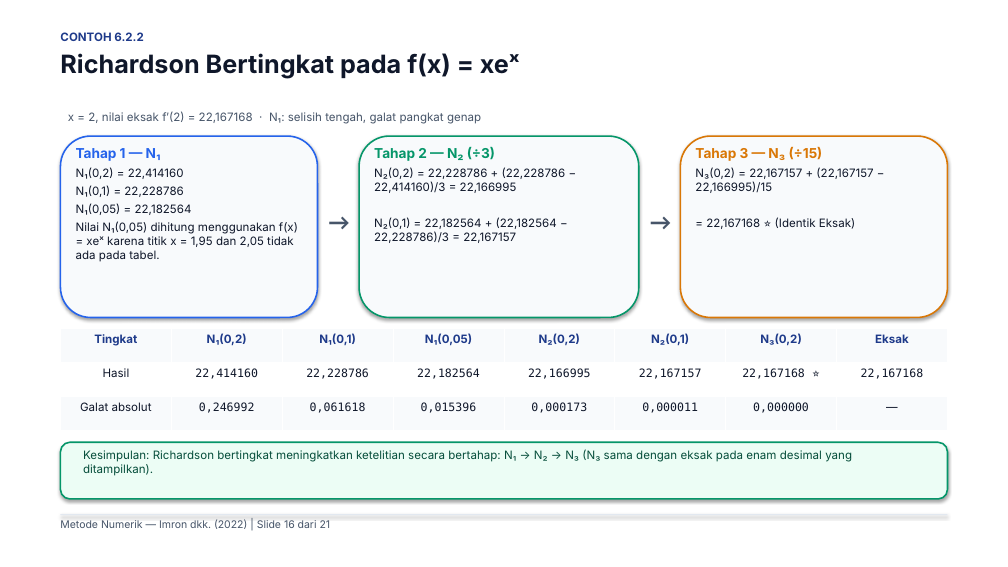
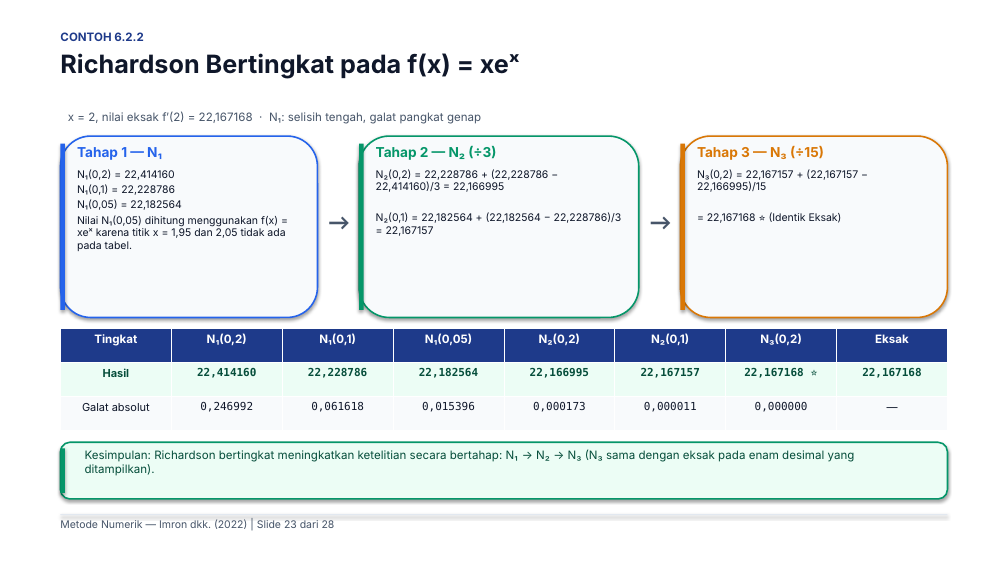
Before and after one commit to Moreyartea/Diferensiasi-Numerik, a slide deck: slide 23 of Diferensiasi_Numerik.pptx (slide 16 before the commit). Drawn at 1008x567 pixels with LibreOffice and Linux fonts; fonts in the diff are those of the drawing. Boxes give left, top, right and bottom in pixels: in the first picture for what was removed or moved away, otherwise in the second. Text is boxed around its words. In the diff, an @@ line names an element or a change of style, - is before the commit and + after.

```diff
--- a/Diferensiasi_Numerik.pptx
+++ b/Diferensiasi_Numerik.pptx
@@ rectangle added at (x1=60, y1=144, x2=65, y2=310), fill #2563EB @@
@@ text at (x1=76, y1=148, x2=161, y2=161): paragraph removed @@
-Tahap 1 — N₁
@@ text added at (x1=77, y1=147, x2=162, y2=160), 13 pt, text #2563EB, bold @@
+Tahap 1 — N₁
@@ rectangle added at (x1=359, y1=144, x2=364, y2=310), fill #059669 @@
@@ text at (x1=374, y1=147, x2=495, y2=161): paragraph removed @@
-Tahap 2 — N₂ (÷3)
@@ text added at (x1=376, y1=145, x2=496, y2=160), 13 pt, text #059669, bold @@
+Tahap 2 — N₂ (÷3)
@@ rectangle added at (x1=681, y1=144, x2=685, y2=310), fill #D97706 @@
@@ text at (x1=695, y1=147, x2=823, y2=161): paragraph removed @@
-Tahap 3 — N₃ (÷15)
@@ text added at (x1=697, y1=145, x2=824, y2=160), 13 pt, text #D97706, bold @@
+Tahap 3 — N₃ (÷15)
@@ text "N₁(0,2) = 22,414160" moved from (x1=76, y1=148, x2=298, y2=262) to (x1=77, y1=169, x2=285, y2=251) @@
@@ text "N₂(0,2) = 22,228786 + (22,228786 ..." moved from (x1=374, y1=147, x2=566, y2=243) to (x1=376, y1=169, x2=622, y2=236) @@
@@ size 11 to 10 pt; less space between paragraphs in 3 elements at (x1=77, y1=169, x2=285, y2=251), (x1=376, y1=169, x2=622, y2=236), (x1=697, y1=169, x2=858, y2=223) @@
@@ text "N₃(0,2) = 22,167157 + (22,167157 ..." moved from (x1=695, y1=147, x2=873, y2=229) to (x1=697, y1=169, x2=858, y2=223) @@
@@ table at (x1=60, y1=329, x2=950, y2=431) @@
@@ fill #F8FAFC to #1E3A8A in row 1 @@
@@ fill #FFFFFF to #ECFDF5 in row 2 @@
@@ text colour #1E3A8A to #FFFFFF in "Tingkat", "N₁(0,2)", "N₁(0,1)", "N₁(0,05)" and 4 more places @@
@@ size 11 to 10.5 pt in "Hasil", "22,414160", "22,228786", "22,182564" and 12 more places @@
@@ text colour #0F172A to #064E3B, bold on in "Hasil", "22,414160", "22,228786", "22,182564" and 4 more places @@
@@ rectangle added at (x1=60, y1=448, x2=65, y2=493), fill #059669 @@
@@ text at (x1=60, y1=519, x2=335, y2=529): text changed @@
-Metode Numerik — Imron dkk. (2022) | Slide 16 dari 21
+Metode Numerik — Imron dkk. (2022) | Slide 23 dari 28
```
Also in this commit, not shown: 17 other slides changed, 10 slides added, 3 slides removed, 6 other files.
